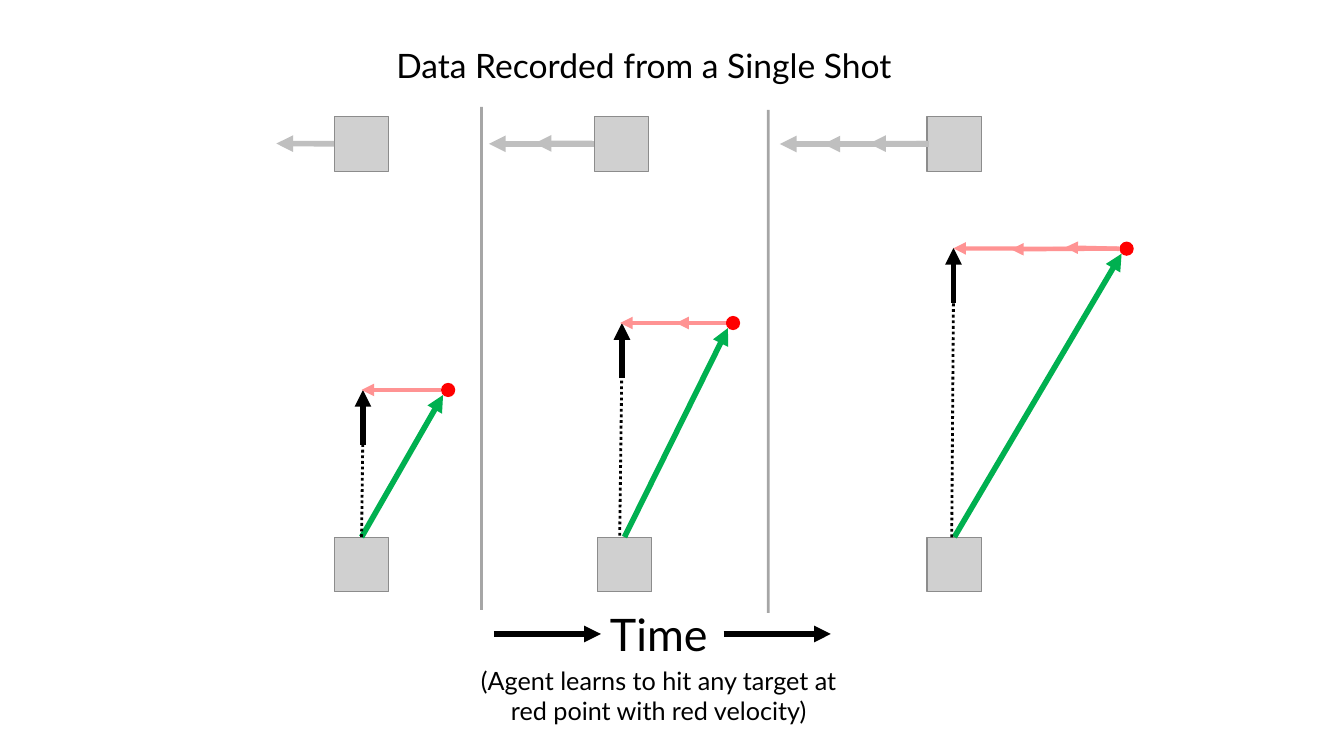
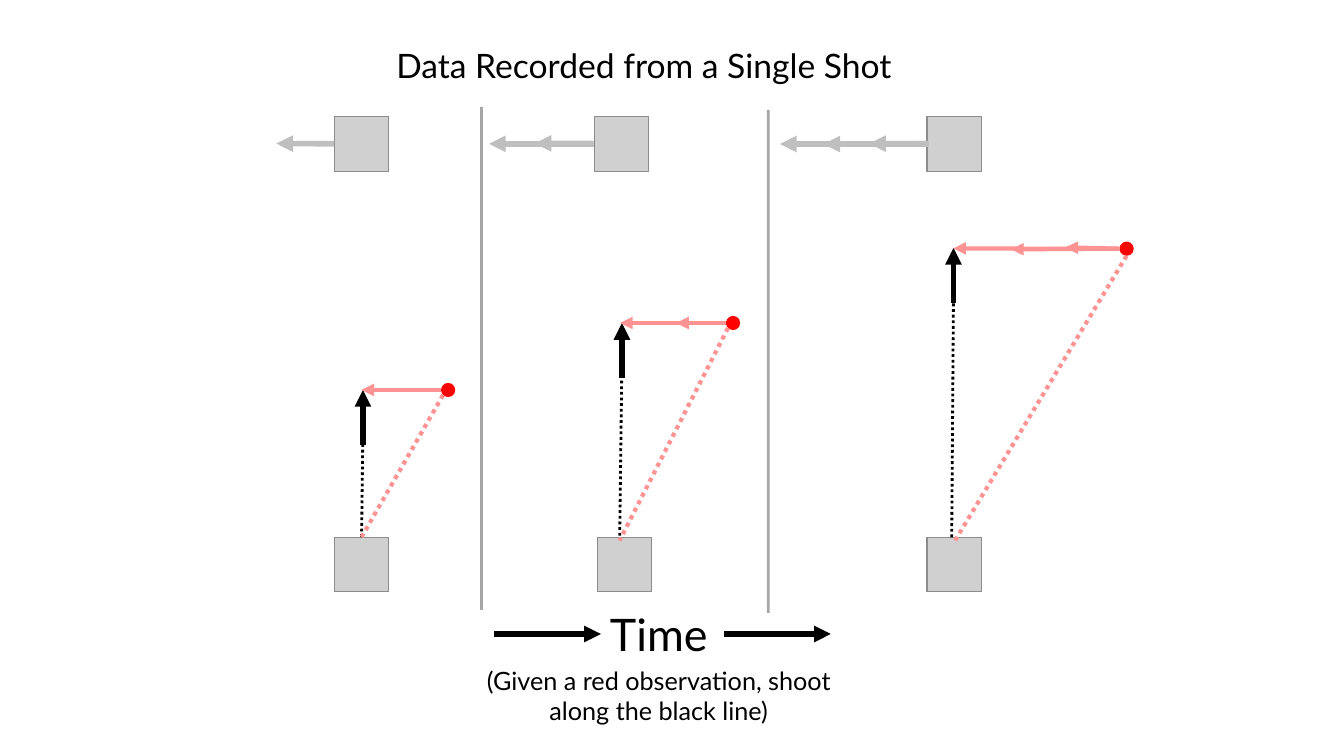
Before and after one commit to RibbonedAce/Dragon-Slayers, a slide deck: slide 8 of docs/images/FinalReportCharts.pptx. Drawn at 1344x756 pixels with LibreOffice and Linux fonts; fonts in the diff are those of the drawing; grey boxes stand for pictures. Boxes give left, top, right and bottom in pixels: in the first picture for what was removed or moved away, otherwise in the second. Text is boxed around its words. In the diff, an @@ line names an element or a change of style, - is before the commit and + after.

```diff
--- a/docs/images/FinalReportCharts.pptx
+++ b/docs/images/FinalReportCharts.pptx
@@ arrow moved from (955, 537) - (1122, 254) to (1127, 256) - (956, 540) @@
@@ arrow (1127, 256) - (956, 540): arrow to line; stroke #00B050 4 pt to #FF9393 3 pt dashed @@
@@ arrow moved from (625, 537) - (728, 328) to (728, 328) - (620, 540) @@
@@ arrow (728, 328) - (620, 540): arrow to line; stroke #00B050 4 pt to #FF9393 3 pt dashed @@
@@ arrow moved from (362, 537) - (444, 395) to (444, 395) - (362, 537) @@
@@ arrow (444, 395) - (362, 537): arrow to line; stroke #00B050 4 pt to #FF9393 3 pt dashed @@
@@ text at [487, 670, 830, 725]: text changed @@
-(Agent learns to hit any target at red point with red velocity)
+(Given a red observation, shoot along the black line)
```
Also in this commit, not shown: 3 other slides changed, 4 other files.
